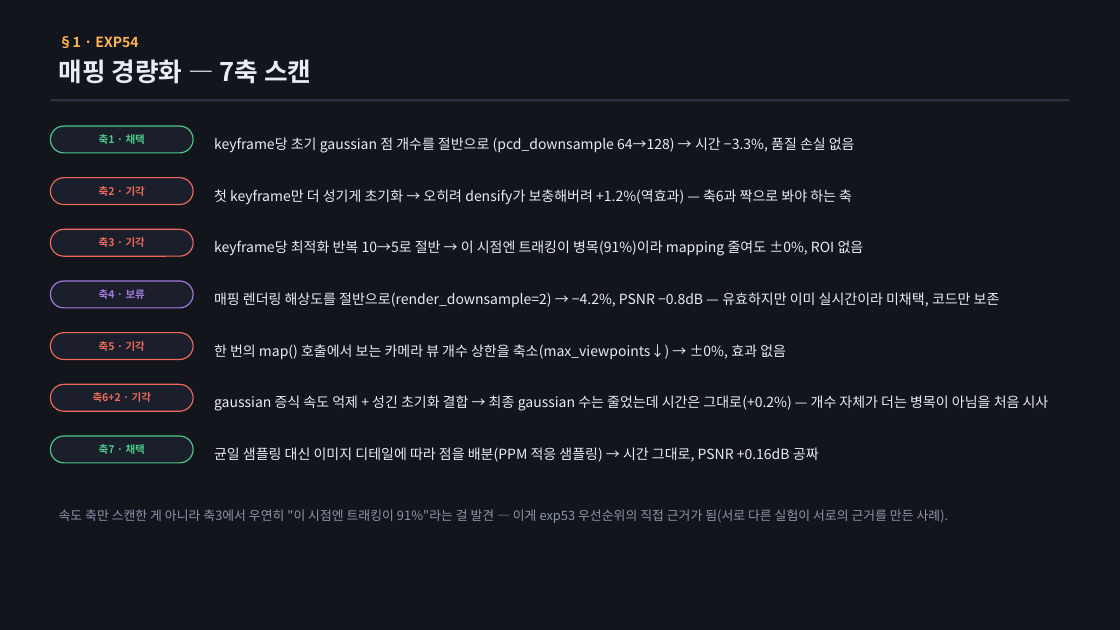
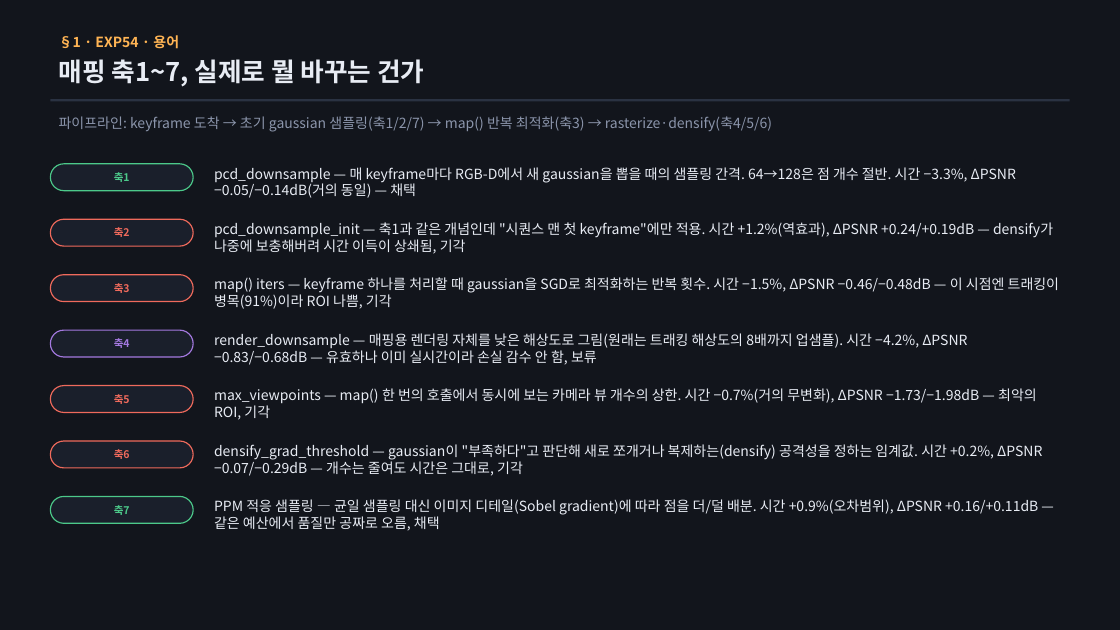
Before and after one commit to sawo0150/gs_floaterLab, a slide deck: slide 7 of context/ppt/ppt0727/vigs_realtime_journey_0727.pptx (slide 5 before the commit). Drawn at 1120x630 pixels with LibreOffice and Linux fonts; fonts in the diff are those of the drawing. Boxes give left, top, right and bottom in pixels: in the first picture for what was removed or moved away, otherwise in the second. Text is boxed around its words. In the diff, an @@ line names an element or a change of style, - is before the commit and + after.

```diff
--- a/context/ppt/ppt0727/vigs_realtime_journey_0727.pptx
+++ b/context/ppt/ppt0727/vigs_realtime_journey_0727.pptx
@@ text at box(59, 35, 179, 49): text changed @@
-§1 · EXP54
+§1 · EXP54 · 용어
@@ text at box(59, 59, 424, 87): text changed @@
-매핑 경량화 — 7축 스캔
+매핑 축1~7, 실제로 뭘 바꾸는 건가
@@ text added at box(59, 116, 772, 132), 12 pt, text #8B95AB @@
+파이프라인: keyframe 도착 → 초기 gaussian 샘플링(축1/2/7) → map() 반복 최적화(축3) → rasterize·densify(축4/5/6)
@@ rounded rectangle "축1": place and size @@
-rounded rectangle "축1" at box(50, 126, 193, 153)
+rounded rectangle "축1" at box(50, 164, 193, 191)
@@ text in rounded rectangle at box(114, 172, 130, 182): text changed @@
-축1 · 채택
+축1
@@ text at box(214, 167, 1016, 198): text changed @@
-keyframe당 초기 gaussian 점 개수를 절반으로 (pcd_downsample 64→128) → 시간 −3.3%, 품질 손실 없음
+pcd_downsample — 매 keyframe마다 RGB-D에서 새 gaussian을 뽑을 때의 샘플링 간격. 64→128은 점 개수 절반. 시간 −3.3%, ΔPSNR −0.05/−0.14dB(거의 동일) — 채택
@@ text removed at box(214, 189, 852, 205) @@
-첫 keyframe만 더 성기게 초기화 → 오히려 densify가 보충해버려 +1.2%(역효과) — 축6과 짝으로 봐야 하는 축
@@ rounded rectangle "축2": place and size @@
-rounded rectangle "축2" at box(50, 178, 193, 205)
+rounded rectangle "축2" at box(50, 219, 193, 246)
@@ text in rounded rectangle at box(114, 227, 130, 237): text changed @@
-축2 · 기각
+축2
@@ text added at box(214, 222, 1053, 254), 12 pt, text #E8ECF4 @@
+pcd_downsample_init — 축1과 같은 개념인데 "시퀀스 맨 첫 keyframe"에만 적용. 시간 +1.2%(역효과), ΔPSNR +0.24/+0.19dB — densify가 나중에 보충해버려 시간 이득이 상쇄됨, 기각
@@ rounded rectangle "축3": place and size @@
-rounded rectangle "축3" at box(50, 229, 193, 256)
+rounded rectangle "축3" at box(50, 275, 193, 302)
@@ text in rounded rectangle at box(114, 283, 130, 293): text changed @@
-축3 · 기각
+축3
@@ text at box(214, 277, 1059, 309): text changed @@
-keyframe당 최적화 반복 10→5로 절반 → 이 시점엔 트래킹이 병목(91%)이라 mapping 줄여도 ±0%, ROI 없음
+map() iters — keyframe 하나를 처리할 때 gaussian을 SGD로 최적화하는 반복 횟수. 시간 −1.5%, ΔPSNR −0.46/−0.48dB — 이 시점엔 트래킹이 병목(91%)이라 ROI 나쁨, 기각
@@ rounded rectangle "축4": place and size @@
-rounded rectangle "축4" at box(50, 281, 193, 308)
+rounded rectangle "축4" at box(50, 330, 193, 357)
@@ text in rounded rectangle at box(114, 338, 130, 348): text changed @@
-축4 · 보류
+축4
@@ text at box(214, 333, 967, 365): text changed @@
-매핑 렌더링 해상도를 절반으로(render_downsample=2) → −4.2%, PSNR −0.8dB — 유효하지만 이미 실시간이라 미채택, 코드만 보존
+render_downsample — 매핑용 렌더링 자체를 낮은 해상도로 그림(원래는 트래킹 해상도의 8배까지 업샘플). 시간 −4.2%, ΔPSNR −0.83/−0.68dB — 유효하나 이미 실시간이라 손실 감수 안 함, 보류
@@ rounded rectangle "축5": place and size @@
-rounded rectangle "축5" at box(50, 333, 193, 360)
+rounded rectangle "축5" at box(50, 386, 193, 413)
@@ text at box(214, 388, 1037, 420): text changed @@
-한 번의 map() 호출에서 보는 카메라 뷰 개수 상한을 축소(max_viewpoints↓) → ±0%, 효과 없음
+max_viewpoints — map() 한 번의 호출에서 동시에 보는 카메라 뷰 개수의 상한. 시간 −0.7%(거의 무변화), ΔPSNR −1.73/−1.98dB — 최악의 ROI, 기각
@@ text in rounded rectangle at box(114, 394, 130, 404): text changed @@
-축5 · 기각
+축5
@@ text removed at box(214, 395, 1049, 411) @@
-gaussian 증식 속도 억제 + 성긴 초기화 결합 → 최종 gaussian 수는 줄었는데 시간은 그대로(+0.2%) — 개수 자체가 더는 병목이 아님을 처음 시사
@@ rounded rectangle "축6": place and size @@
-rounded rectangle "축6" at box(50, 385, 193, 412)
+rounded rectangle "축6" at box(50, 441, 193, 468)
@@ text in rounded rectangle at box(114, 449, 130, 459): text changed @@
-축6+2 · 기각
+축6
@@ text added at box(214, 444, 1042, 476), 12 pt, text #E8ECF4 @@
+densify_grad_threshold — gaussian이 "부족하다"고 판단해 새로 쪼개거나 복제하는(densify) 공격성을 정하는 임계값. 시간 +0.2%, ΔPSNR −0.07/−0.29dB — 개수는 줄여도 시간은 그대로, 기각
@@ rounded rectangle "축7": place and size @@
-rounded rectangle "축7" at box(50, 436, 193, 463)
+rounded rectangle "축7" at box(50, 497, 193, 523)
@@ text removed at box(59, 509, 949, 523) @@
-속도 축만 스캔한 게 아니라 축3에서 우연히 "이 시점엔 트래킹이 91%"라는 걸 발견 — 이게 exp53 우선순위의 직접 근거가 됨(서로 다른 실험이 서로의 근거를 만든 사례).
@@ text in rounded rectangle at box(114, 505, 130, 515): text changed @@
-축7 · 채택
+축7
@@ text at box(214, 499, 1038, 531): text changed @@
-균일 샘플링 대신 이미지 디테일에 따라 점을 배분(PPM 적응 샘플링) → 시간 그대로, PSNR +0.16dB 공짜
+PPM 적응 샘플링 — 균일 샘플링 대신 이미지 디테일(Sobel gradient)에 따라 점을 더/덜 배분. 시간 +0.9%(오차범위), ΔPSNR +0.16/+0.11dB — 같은 예산에서 품질만 공짜로 오름, 채택
```
Also in this commit, not shown: 1 other slide changed, 4 slides added, 6 other files.
